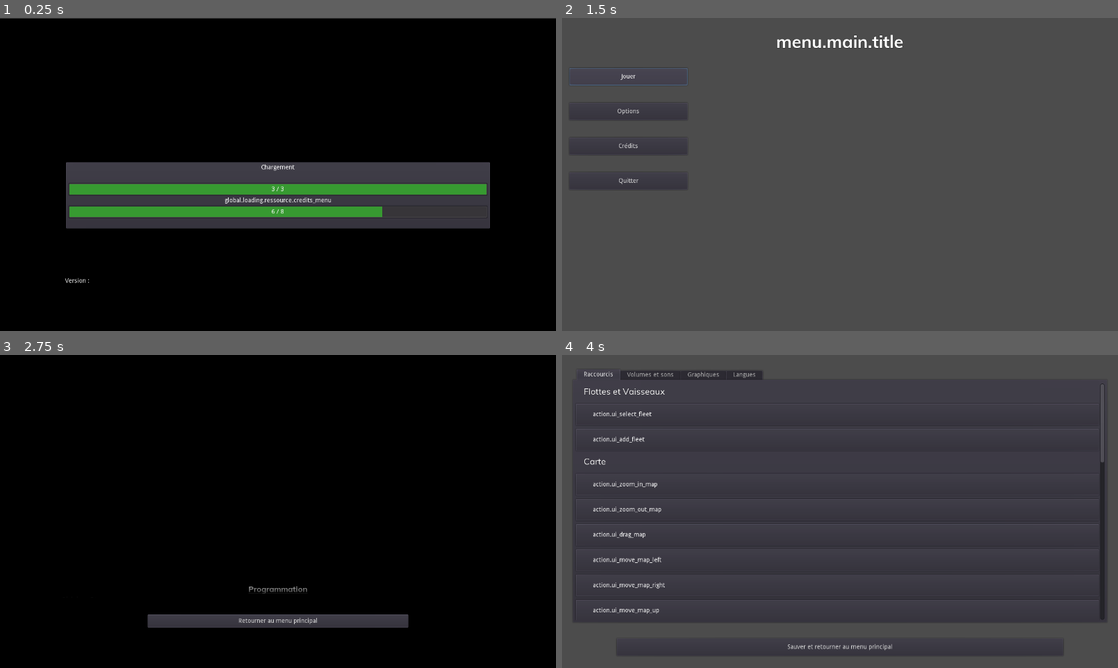
Above: before the commit, frames 1-4 (two rows, left to right).
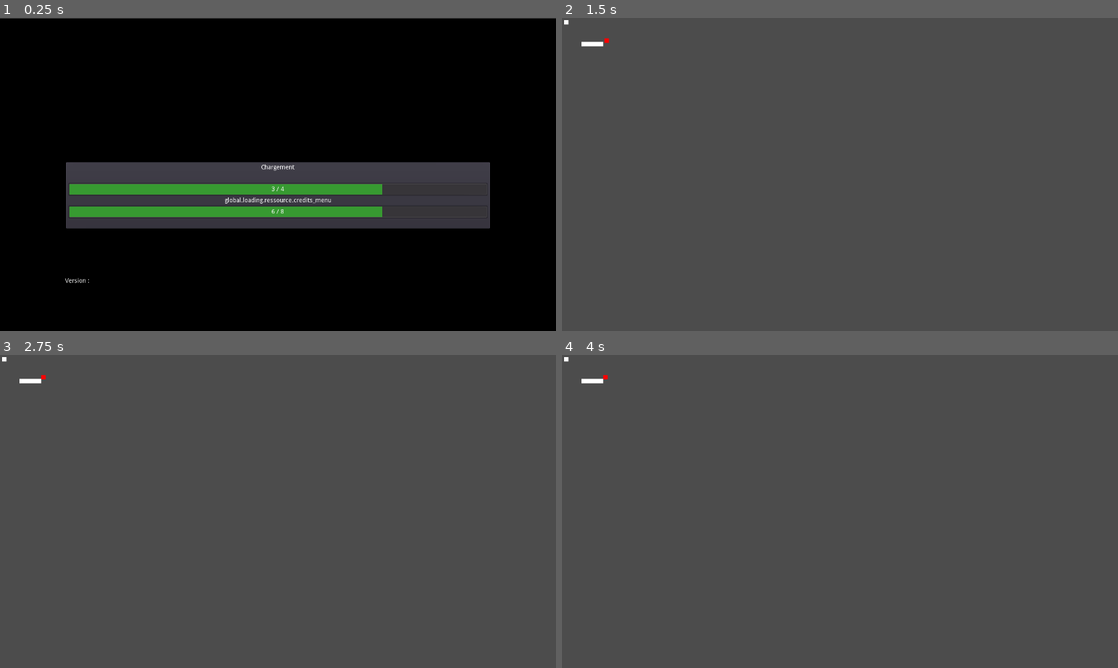
Above: after the commit, the same moments.

Repository: ChickenStorm/arcadia_game_jam_5
Game: Godot game, scene res://main.tscn
Two runs of this game, one before a commit and one after it. Both use one fixed random seed, a clock stepped at 60 frames per second and the inputs below.
Inputs (mouse positions are in pixels of both pictures, inside the frame that each line leads up to):
- Up to frame 1 (0.25 s): no input
- Up to frame 2 (1.5 s): click "Jouer" at 0.5 s; click (628, 77) at 1.25 s, where only the run before the commit has a clickable "Jouer"
- Up to frame 3 (2.75 s): click (66, 483) at 2 s, where only the run before the commit has a clickable "Crédits"
- Up to frame 4 (4 s): click (840, 621) at 2.75 s, where only the run before the commit has a clickable "Retourner au menu principal"; click (628, 448) at 3.5 s, where only the run before the commit has a clickable "Options"

The runs differ from the first frame. In frame 1, 0.6% of the frame differs, in the area x 50-88%, y 53-57%; in frame 2, 0.8%; in frame 3, 98%, in the area x 0-100%, y 0-100%; in frame 4, 6.9%.

Commit message:
proto 1

Diff:
--- /dev/null
+++ b/game/Persone.gd
@@ -0,0 +1,29 @@
+extends KinematicBody2D
+
+var cat = null setget set_cat
+
+const SPEED_FACTOR = 20
+
+# Declare member variables here. Examples:
+# var a = 2
+# var b = "text"
+
+onready var ray = $RayCast2D
+
+# Called when the node enters the scene tree for the first time.
+func _ready():
+	pass # Replace with function body.
+
+
+# Called every frame. 'delta' is the elapsed time since the previous frame.
+func _process(delta):
+	if ray != null and cat != null:
+		ray.cast_to = cat.position - self.position
+		if not ray.is_colliding():
+			var direction = (cat.position - self.position).normalized()
+			move_and_collide(direction * delta * SPEED_FACTOR)
+
+
+func set_cat(cat_var):
+	cat = cat_var
+	ray.cast_to = cat.position
--- /dev/null
+++ b/game/cat.gd
@@ -0,0 +1,57 @@
+extends KinematicBody2D
+
+const SPEED_FACTOR = 100
+
+var _motion = {
+	Vector2.LEFT : false,
+	Vector2.RIGHT : false,
+	Vector2.UP : false,
+	Vector2.DOWN : false,
+}
+
+
+
+
+
+# Declare member variables here. Examples:
+# var a = 2
+# var b = "text"
+
+
+# Called when the node enters the scene tree for the first time.
+func _ready():
+	self.connect("body_entered", self, "_on_area_entered")
+
+func _on_area_entered(area):
+	if area.name == "Area_Persone":
+		print("test")
+
+
+# Called every frame. 'delta' is the elapsed time since the previous frame.
+func _process(delta):
+	var speed = Vector2.ZERO
+	for directions in _motion.keys():
+		if  _motion[directions]:
+			speed += directions * SPEED_FACTOR * delta
+	move_and_collide(speed)
+
+
+
+func _unhandled_input(event):
+	if event is InputEventKey or event is InputEventMouseButton:
+		if event.is_action_pressed("move_up"):
+			_motion[Vector2.UP] = true
+		if event.is_action_pressed("move_down"):
+			_motion[Vector2.DOWN] = true
+		if event.is_action_pressed("move_left"):
+			_motion[Vector2.LEFT] = true
+		if event.is_action_pressed("move_right"):
+			_motion[Vector2.RIGHT] = true
+		if event.is_action_released("move_up"):
+			_motion[Vector2.UP] = false
+		if event.is_action_released("move_down"):
+			_motion[Vector2.DOWN] = false
+		if event.is_action_released("move_left"):
+			_motion[Vector2.LEFT] = false
+		if event.is_action_released("move_right"):
+			_motion[Vector2.RIGHT] = false
--- /dev/null
+++ b/game/game.gd
@@ -0,0 +1,19 @@
+extends Node2D
+
+signal scene_requested(scene)
+
+onready var cat = $Cat
+onready var persone = $Persone
+
+# Called when the node enters the scene tree for the first time.
+func _ready():
+	persone.cat = cat
+
+
+# Called every frame. 'delta' is the elapsed time since the previous frame.
+#func _process(delta):
+#	pass
+
+
+func _unhandled_input(event):
+	pass
--- /dev/null
+++ b/game/game.tscn
@@ -0,0 +1,73 @@
+[gd_scene load_steps=6 format=2]
+
+[ext_resource path="res://game/game.gd" type="Script" id=1]
+[ext_resource path="res://game/cat.gd" type="Script" id=2]
+[ext_resource path="res://game/Persone.gd" type="Script" id=3]
+
+[sub_resource type="RectangleShape2D" id=1]
+extents = Vector2( 5, 5 )
+
+[sub_resource type="RectangleShape2D" id=2]
+extents = Vector2( 25, 5 )
+
+[node name="Game" type="Node2D"]
+script = ExtResource( 1 )
+
+[node name="Cat" type="KinematicBody2D" parent="."]
+position = Vector2( 10, 10 )
+script = ExtResource( 2 )
+
+[node name="ColorRect" type="ColorRect" parent="Cat"]
+margin_left = -5.0
+margin_top = -5.0
+margin_right = 5.0
+margin_bottom = 5.0
+rect_min_size = Vector2( 10, 10 )
+__meta__ = {
+"_edit_use_anchors_": false
+}
+
+[node name="CollisionShape2D" type="CollisionShape2D" parent="Cat"]
+shape = SubResource( 1 )
+
+[node name="Persone" type="KinematicBody2D" parent="."]
+position = Vector2( 120, 60 )
+script = ExtResource( 3 )
+
+[node name="ColorRect" type="ColorRect" parent="Persone"]
+margin_left = -5.0
+margin_top = -5.0
+margin_right = 5.0
+margin_bottom = 5.0
+color = Color( 1, 0, 0, 1 )
+__meta__ = {
+"_edit_use_anchors_": false
+}
+
+[node name="RayCast2D" type="RayCast2D" parent="Persone"]
+enabled = true
+collision_mask = 2
+collide_with_areas = true
+
+[node name="CollisionShape2D" type="CollisionShape2D" parent="Persone"]
+shape = SubResource( 1 )
+
+[node name="Obstacle" type="Node2D" parent="."]
+position = Vector2( 70, 60 )
+
+[node name="ColorRect" type="ColorRect" parent="Obstacle"]
+margin_left = -25.0
+margin_top = -5.0
+margin_right = 25.0
+margin_bottom = 5.0
+rect_min_size = Vector2( 10, 10 )
+__meta__ = {
+"_edit_use_anchors_": false
+}
+
+[node name="Area2D" type="StaticBody2D" parent="Obstacle"]
+collision_layer = 3
+collision_mask = 3
+
+[node name="CollisionShape2D" type="CollisionShape2D" parent="Obstacle/Area2D"]
+shape = SubResource( 2 )
--- a/main.gd
+++ b/main.gd
@@ -17,7 +17,11 @@
 	"credits_menu" : {
 		"path" : "res://menu/menu_credits.tscn",
 		"scene" : null,
-	}
+	},
+	"game" : {
+		"path" : "res://game/game.tscn",
+		"scene" : null,
+	},
 }
 
 var _is_in_game = false setget _set_is_in_game
--- a/menu/menu_screen.gd
+++ b/menu/menu_screen.gd
@@ -5,7 +5,7 @@
 
 
 func _ready():
-	#$GUI/Body/MainSection/Menu/LobbyCreationButton.connect("pressed", self, "create_lobby")
+	$GUI/Body/MainSection/Menu/LobbyCreationButton.connect("pressed", self, "_on_press_play")
 	$GUI/Body/MainSection/Menu/OptionButton.connect("pressed", self, "_on_menu_option_pressed")
 	$GUI/Body/MainSection/Menu/CreditsButton.connect("pressed", self, "_on_menu_credits_pressed")
 	$GUI/Body/MainSection/Menu/Quit.connect("pressed", self, "_quit_game")
@@ -21,3 +21,7 @@
 
 func _on_menu_credits_pressed():
 	emit_signal("scene_requested", "credits_menu")
+
+
+func _on_press_play():
+	emit_signal("scene_requested", "game")
--- a/project.godot
+++ b/project.godot
@@ -156,6 +156,29 @@
 window/size/height=720
 window/size/resizable=false
 
+[input]
+
+move_up={
+"deadzone": 0.5,
+"events": [ Object(InputEventKey,"resource_local_to_scene":false,"resource_name":"","device":0,"alt":false,"shift":false,"control":false,"meta":false,"command":false,"pressed":false,"scancode":87,"unicode":0,"echo":false,"script":null)
+ ]
+}
+move_down={
+"deadzone": 0.5,
+"events": [ Object(InputEventKey,"resource_local_to_scene":false,"resource_name":"","device":0,"alt":false,"shift":false,"control":false,"meta":false,"command":false,"pressed":false,"scancode":83,"unicode":0,"echo":false,"script":null)
+ ]
+}
+move_left={
+"deadzone": 0.5,
+"events": [ Object(InputEventKey,"resource_local_to_scene":false,"resource_name":"","device":0,"alt":false,"shift":false,"control":false,"meta":false,"command":false,"pressed":false,"scancode":65,"unicode":0,"echo":false,"script":null)
+ ]
+}
+move_right={
+"deadzone": 0.5,
+"events": [ Object(InputEventKey,"resource_local_to_scene":false,"resource_name":"","device":0,"alt":false,"shift":false,"control":false,"meta":false,"command":false,"pressed":false,"scancode":68,"unicode":0,"echo":false,"script":null)
+ ]
+}
+
 [locale]
 
 translations=PoolStringArray( "res://locales/fr.po", "res://locales/en.po" )
